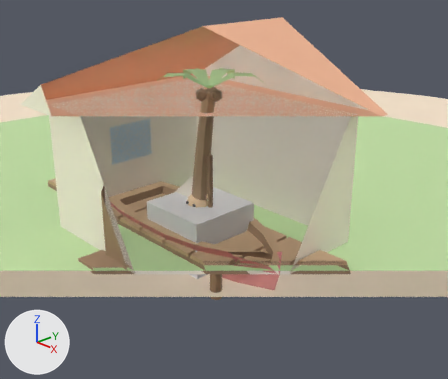
One commit to the Blender file fishing-game/blender/fishing_island.blend: the scene before it, then after it.
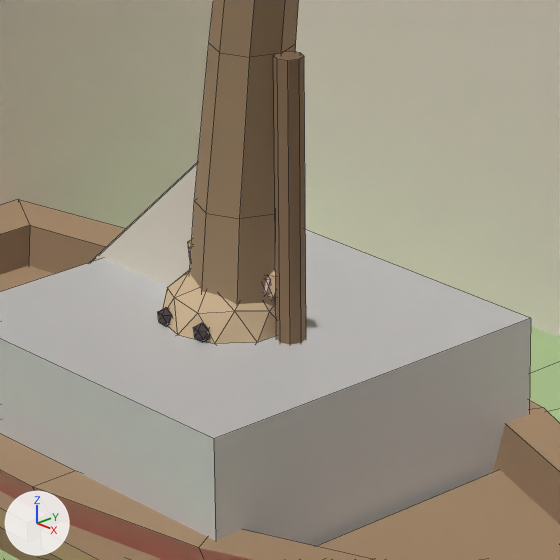
Each version appears first whole from a 50 mm camera at (11.44, -9.89, 7.33) aimed at (0.69, 0.21, 1.5), and next in a close-up on the part from 35% to 58% of the width and 38% to 65% of the height. The axes (+X, +Y, +Z) are drawn at lower left. The lights are the same throughout. The older version's two pictures come first. The close-ups show mesh edges as thin lines. Everything nearer to the camera than a plane just in front of the edit is cut away.

The first close-up shows 'Bartle_Model', 'Boat_Model', 'Cabin_Model', 'Cube', 'Island_Model', 'Palm_Model', 'Pier_Model'.
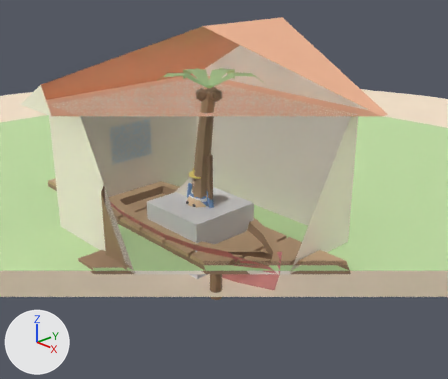
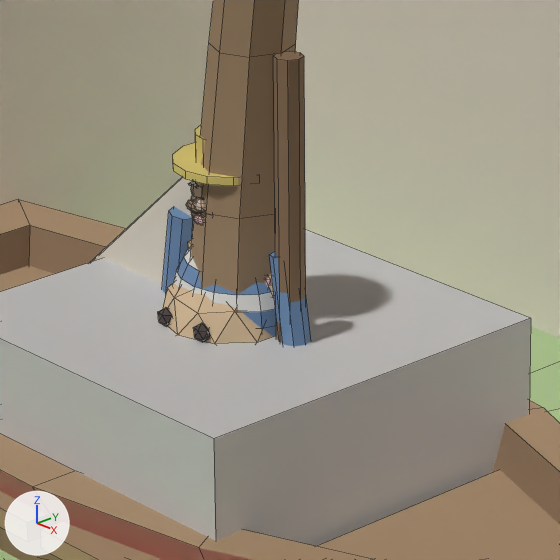
Changed parts and their boxes [x1, y1, x2, y2] in the close-ups (560 x 560 px):
'Merchant_Model', added
    after: [162, 125, 311, 347]
    faces in mat_mat_merchant (blue #7ca0cb): [162, 207, 311, 347]
    faces in mat_mat_hat (yellow #f9e789): [173, 125, 238, 186]
    faces in mat_mat_shirtstripe (white #f9f9f6): [172, 247, 275, 312]
    faces in mat_mat_skin (beige #f9e1cb): [191, 181, 204, 212]
    faces in mat_mat_beard (beige #ad957c): [186, 196, 204, 221]

Edits to the bpy script that builds the scene:
```text
Add mat_mat_pants:
    mat_mat_pants = principled_material('Mat_Pants')
    mat_mat_pants.base_color = (0.45, 0.3, 0.18)  # beige #b39576
    mat_mat_pants.roughness = 0.9
Add mat_mat_shirtstripe:
    mat_mat_shirtstripe = principled_material('Mat_ShirtStripe')
    mat_mat_shirtstripe.base_color = (0.95, 0.95, 0.92)  # white #f9f9f6
    mat_mat_shirtstripe.roughness = 0.9
Add mat_mat_hat:
    mat_mat_hat = principled_material('Mat_Hat')
    mat_mat_hat.base_color = (0.95, 0.8, 0.25)  # yellow #f9e789
    mat_mat_hat.roughness = 0.9
Add mat_mat_merchant:
    mat_mat_merchant = principled_material('Mat_Merchant')
    mat_mat_merchant.base_color = (0.2, 0.35, 0.6)  # blue #7ca0cb
    mat_mat_merchant.roughness = 0.9
Add mat_mat_skin:
    mat_mat_skin = principled_material('Mat_Skin')
    mat_mat_skin.base_color = (0.95, 0.75, 0.6)  # beige #f9e1cb
    mat_mat_skin.roughness = 0.9
Add mat_mat_boots:
    mat_mat_boots = principled_material('Mat_Boots')
    mat_mat_boots.base_color = (0.25, 0.17, 0.12)  # brown #897361
    mat_mat_boots.roughness = 0.9
Add mat_mat_beard:
    mat_mat_beard = principled_material('Mat_Beard')
    mat_mat_beard.base_color = (0.42, 0.3, 0.2)  # beige #ad957c
    mat_mat_beard.roughness = 0.9
Add me_merchant_model_002:
    me_merchant_model_002.from_pydata(...)  # 1024 vertices, 1064 faces; spans x -0.52..0.52, y -0.29..0.28, z 0.0..1.94
    me_merchant_model_002.materials.append(mat_mat_merchant)  # blue #7ca0cb
    me_merchant_model_002.materials.append(mat_mat_shirtstripe)  # white #f9f9f6
    me_merchant_model_002.materials.append(mat_mat_pants)  # beige #b39576
    me_merchant_model_002.materials.append(mat_mat_boots)  # brown #897361
    me_merchant_model_002.materials.append(mat_mat_skin)  # beige #f9e1cb
    me_merchant_model_002.materials.append(mat_mat_eye)  # dark grey #595050
    me_merchant_model_002.materials.append(mat_mat_beard)  # beige #ad957c
    me_merchant_model_002.materials.append(mat_mat_pink)  # pale pink #f9d3d7
    me_merchant_model_002.materials.append(mat_mat_hat)  # yellow #f9e789
Add ob_merchant_model:
    ob_merchant_model = bpy.data.objects.new('Merchant_Model', me_merchant_model_002)
    ob_merchant_model.location = (0.0, 0.0, 0.0)
```
